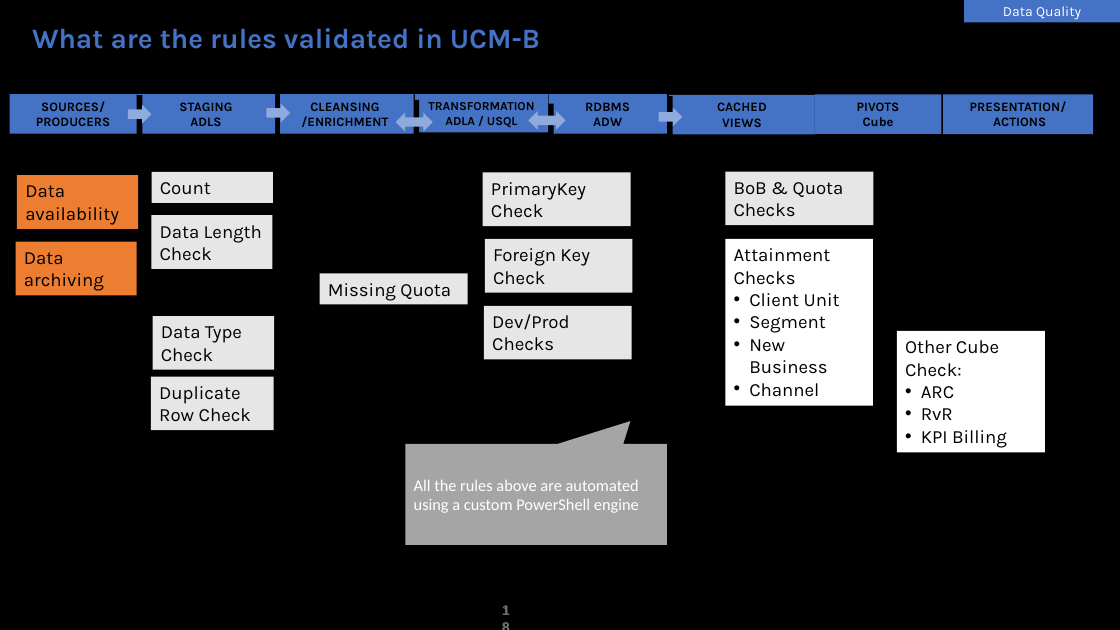
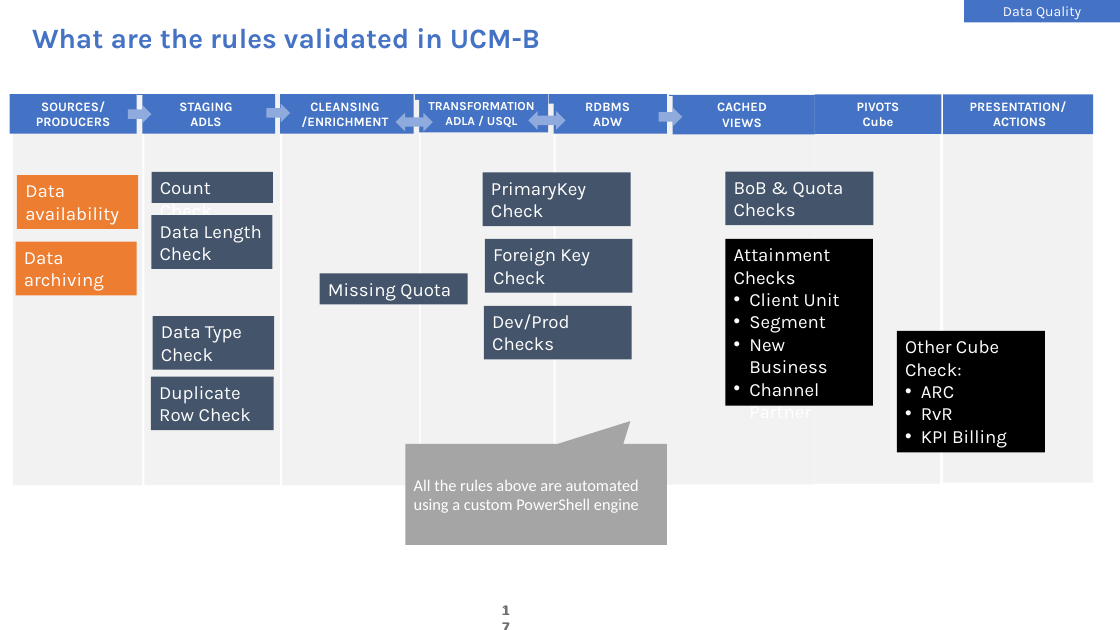
Before and after one commit to nigamsakshi2502/HeroSolutions-Data, a slide deck: slide 17 of Data Series/Day 3/Architectures and Best Practices .pptx (slide 18 before the commit). Drawn at 1120x630 pixels with LibreOffice and Linux fonts; fonts in the diff are those of the drawing. Boxes give left, top, right and bottom in pixels: in the first picture for what was removed or moved away, otherwise in the second. Text is boxed around its words. In the diff, an @@ line names an element or a change of style, - is before the commit and + after.

```diff
--- a/Data Series/Day 3/Architectures and Best Practices .pptx
+++ b/Data Series/Day 3/Architectures and Best Practices .pptx
@@ background #000000 to #FFFFFF @@
@@ fill #000000 to #F2F2F2 in 7 elements at (944,95,1094,482), (145,94,280,486), (13,95,142,486), (556,97,673,485), (815,97,940,484), (421,103,554,485), (282,100,419,486) @@
@@ rectangle added at (670,96,815,484), fill #F2F2F2 @@
@@ rectangle "Attainment Checks" at (725,239,873,406): text colour #000000 to #FFFFFF; fill #FFFFFF to #000000 @@
@@ text colour #000000 to #FFFFFF in 10 elements at (669,95,815,134), (549,94,667,134), (815,94,942,134), (415,94,548,132), (276,94,413,134), (137,94,276,134), (10,94,137,134), (944,94,1094,134), (17,176,138,229), (16,242,137,296) @@
@@ text colour #000000 to #FFFFFF; fill #E7E6E6 to #44546A in 9 elements at (151,172,273,203), (153,316,275,370), (151,215,272,269), (151,376,274,430), (483,172,631,226), (320,274,468,305), (485,239,633,292), (725,171,873,225), (484,306,632,360) @@
@@ rectangle "Other Cube Check:" at (897,331,1045,453): text colour #000000 to #FFFFFF; fill #FFFFFF to #000000 @@
@@ page number at (500,608,511,628): text changed @@
-18
+17
@@ page number at (500,608,511,628): text changed @@
-18
+17
```
Also in this commit, not shown: 19 other slides changed, 1 slide added, 2 slides removed, 7 other files.
